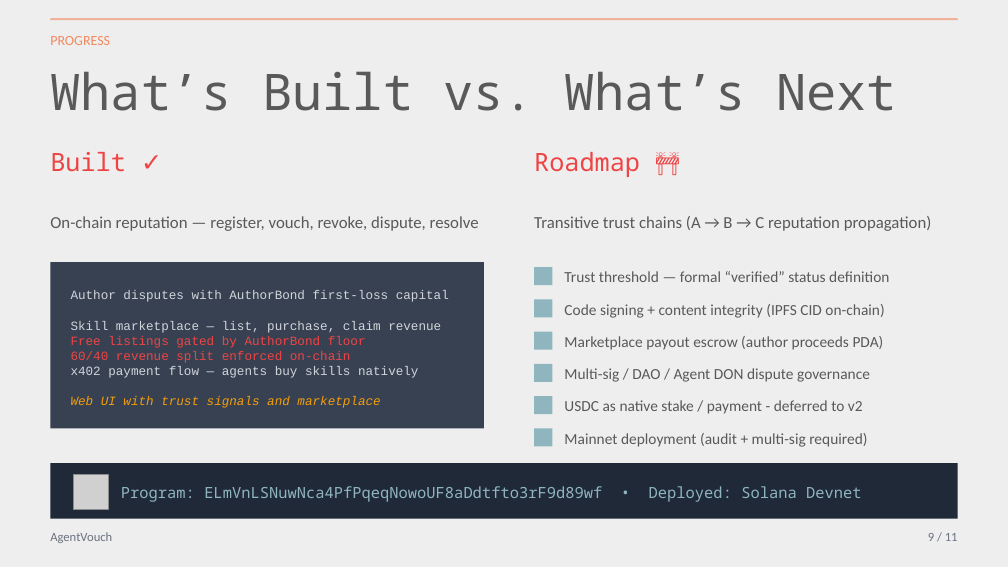
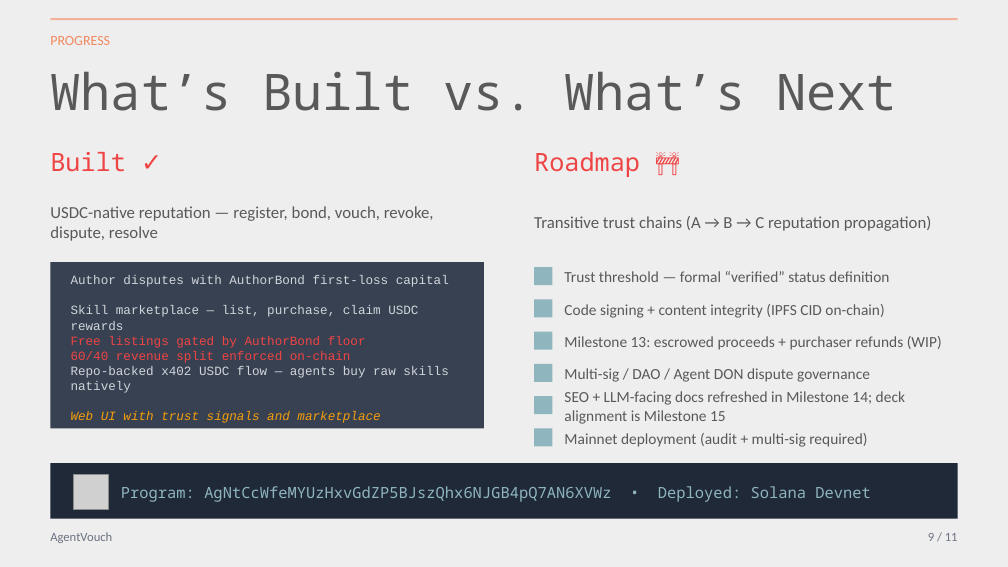
Before and after one commit to dirtybits/agent-reputation-oracle, a slide deck: slide 11 of pitch/AgentVouch_walkthrough.pptx. Drawn at 1008x567 pixels with LibreOffice and Linux fonts; fonts in the diff are those of the drawing; grey boxes stand for pictures. Boxes give left, top, right and bottom in pixels: in the first picture for what was removed or moved away, otherwise in the second. Text is boxed around its words. In the diff, an @@ line names an element or a change of style, - is before the commit and + after.

```diff
--- a/pitch/AgentVouch_walkthrough.pptx
+++ b/pitch/AgentVouch_walkthrough.pptx
@@ text at (50,206,434,241): text changed @@
-On-chain reputation — register, vouch, revoke, dispute, resolve
+USDC-native reputation — register, bond, vouch, revoke, dispute, resolve
@@ text at (71,305,418,330): text changed @@
-Skill marketplace — list, purchase, claim revenue
+Skill marketplace — list, purchase, claim USDC rewards
@@ text at (564,336,942,350): text changed @@
-Marketplace payout escrow (author proceeds PDA)
+Milestone 13: escrowed proceeds + purchaser refunds (WIP)
@@ text at (71,366,448,393): text changed @@
-x402 payment flow — agents buy skills natively
+Repo-backed x402 USDC flow — agents buy raw skills natively
@@ text at (564,391,905,424): text changed @@
-USDC as native stake / payment - deferred to v2
+SEO + LLM-facing docs refreshed in Milestone 14; deck alignment is Milestone 15
@@ text at (121,486,871,502): text changed @@
-Program: ELmVnLSNuwNca4PfPqeqNowoUF8aDdtfto3rF9d89wf • Deployed: Solana Devnet
+Program: AgNtCcWfeMYUzHxvGdZP5BJszQhx6NJGB4pQ7AN6XVWz • Deployed: Solana Devnet
```
Also in this commit, not shown: 12 other slides changed, 10 other files.
